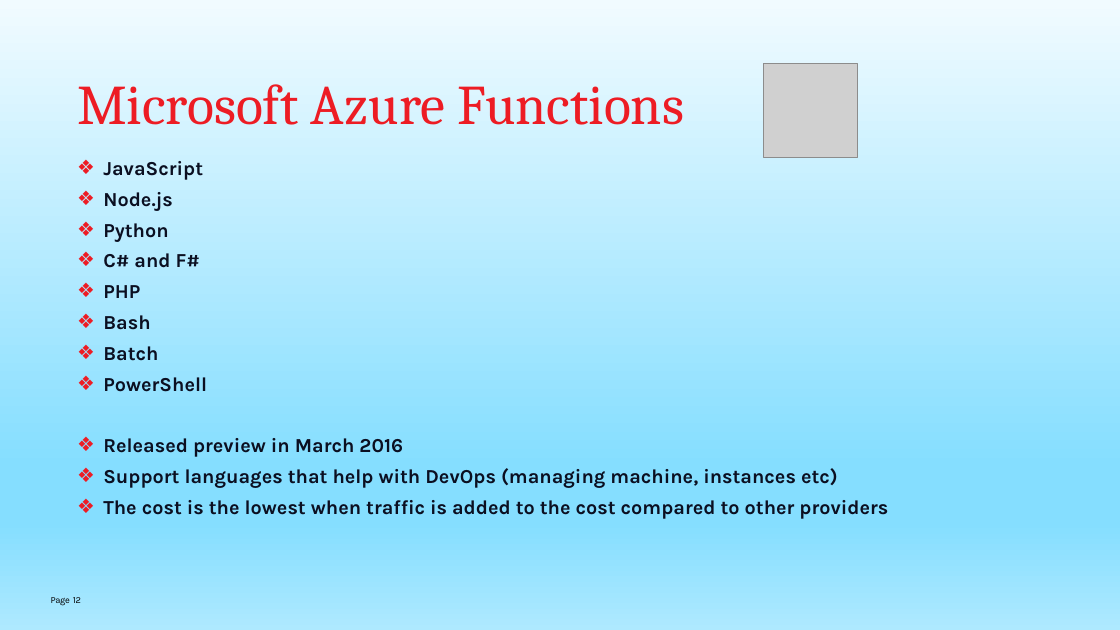
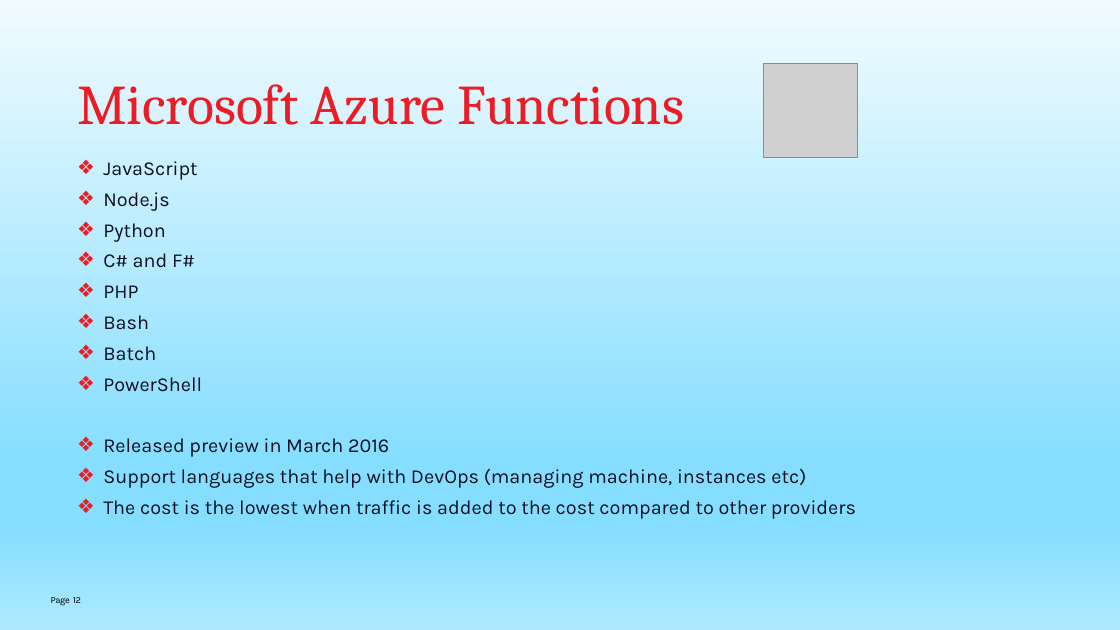
Before and after one commit to mehdikhaleghian/StudyNotes, a slide deck: slide 12 of Azure Functions.pptx. Drawn at 1120x630 pixels with LibreOffice and Linux fonts; fonts in the diff are those of the drawing; grey boxes stand for pictures; background and template pictures are left out. Boxes give left, top, right and bottom in pixels: in the first picture for what was removed or moved away, otherwise in the second. Text is boxed around its words. In the diff, an @@ line names an element or a change of style, - is before the commit and + after.

```diff
--- a/Azure Functions.pptx
+++ b/Azure Functions.pptx
@@ text "JavaScript" at (103,161,856,519): bold off @@
```
Also in this commit, not shown: 6 other slides changed, 4 slides added, 10 slides removed, 4 other files.
